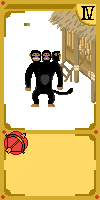
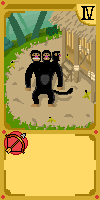
Revision of a layered (100, 200) image; what changed, layer by layer:
painted on "Capa de pintura 2" (2nd of 2) over (x1=4, y1=11, x2=96, y2=130)
painted on "Capa de pintura 1" over (x1=4, y1=11, x2=96, y2=130)
